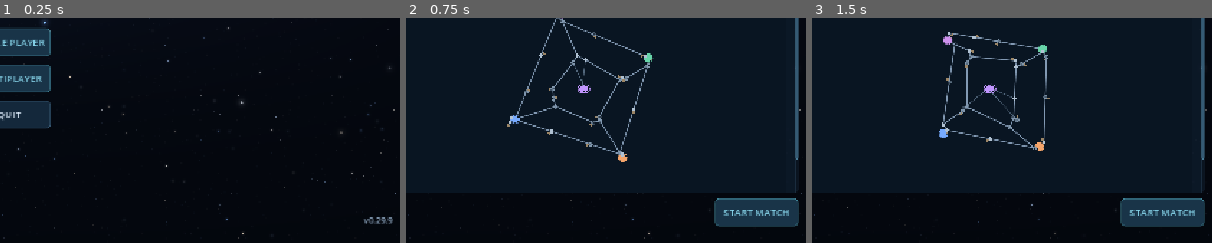
Above: before the commit, frames 1-3 (left to right).
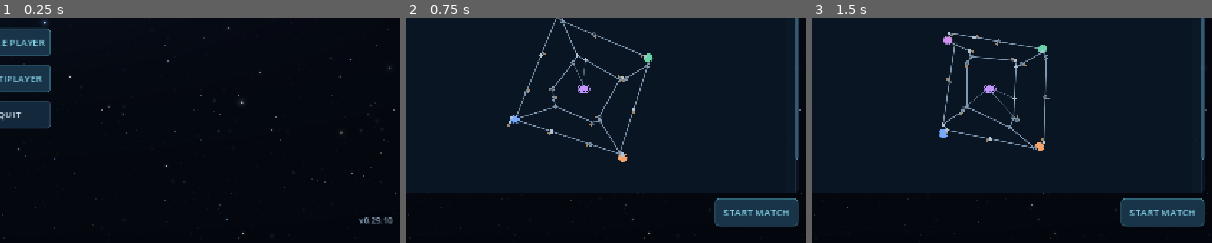
Above: after the commit, the same moments.

Repository: Allumnium/krangblade
Game: Godot game, scene res://scenes/main.tscn
The game is run twice, just before and just after one commit, with the same random seed, the same clock (stepped at 60 frames per second) and the same inputs.
Inputs (mouse positions are % of the whole screen's width and height, from its top left):
- Up to frame 1 (0.25 s): no input
- Up to frame 2 (0.75 s): click "SINGLE PLAYER" at 0.5 s
- Up to frame 3 (1.5 s): click (66, 37) at 1.27 s; type "12" at 1.35 s
The pictures show only the part of the screen within x 49-99%, y 50-100%; the shares and areas given below are measured in that part.

The runs differ from the first frame. In frame 1, 0.1% of the frame differs, in the area x 89-98%, y 88-92%; in frame 2, nothing differs; in frame 3, nothing differs.

Commit message:
v0.29.10: Prioritize local fighter movement within current sector

Diff:
--- a/project.godot
+++ b/project.godot
@@ -3,7 +3,7 @@
 
 [application]
 config/name="Warbound"
-config/version="0.29.9"
+config/version="0.29.10"
 run/main_scene="res://scenes/main.tscn"
 config/features=PackedStringArray("4.7", "GL Compatibility")
 config/description="A multiplayer territory-control RTS prototype."
--- a/scripts/match.gd
+++ b/scripts/match.gd
@@ -3319,6 +3319,36 @@
 	var distance: float = INF
 	var graph: Dictionary = ECONOMY.military_graph(state)
 	var world: Vector2 = _world_point(point)
+	# A command inside the selected fighters' present sector is a local
+	# position order, even when the cursor is close to a POI icon. Never
+	# reroute those fighters through a neighboring sector just to move
+	# a short distance within the sector they already occupy.
+	if not patrol and not fighters.is_empty():
+		var local_groups: Dictionary = {}
+		for craft in state["ships"]:
+			var id: int = int(craft["id"])
+			if not fighters.has(id) or bool(craft.get("retreating", false)):
+				continue
+			var current: int = ECONOMY.local_sector(graph, craft)
+			if current >= 0 and ECONOMY.sector_contains(graph, current, world):
+				if not local_groups.has(current):
+					local_groups[current] = []
+				(local_groups[current] as Array).append(id)
+		for current in local_groups:
+			session.call("request_local_position", local_groups[current], int(current), world)
+		if not local_groups.is_empty():
+			var remaining: Array[int] = []
+			for id in fighters:
+				var handled: bool = false
+				for group in local_groups.values():
+					if (group as Array).has(id):
+						handled = true
+						break
+				if not handled:
+					remaining.append(id)
+			fighters = remaining
+			if fighters.is_empty() and owned.size() == _selected_owned_units(state).size() and _selected_miners().is_empty():
+				return
 	# Command sectors use their simulation boundaries, not the nearest POI
 	# center. In particular, clicking across a shared boundary must not
 	# silently snap to the adjacent sector's center.
Not shown, changed: THOUGHTS.md
Not shown, changed: TODO.md
